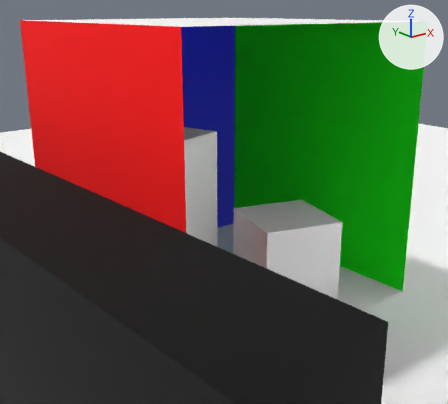
The Blender file blend_files/cornell_box.blend, before and after one commit.
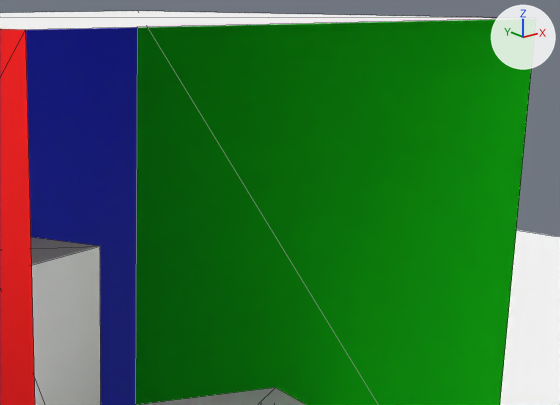
Old and new are each drawn from a 50 mm camera at (-15.52, -18.22, 6.9) aimed at (-0.36, 0.73, -0.68) and again close up on the part from 38% to 98% of the width and 3% to 52% of the height. Every picture has the same lights, and +X, +Y and +Z are marked at upper right. The first two pictures are the older version. The close-ups show mesh edges as thin lines.

The first close-up shows '0.001', '0.002', '0.003', 'cornell_box', 'cornell_box.002', 'large_box', 'small_box'.
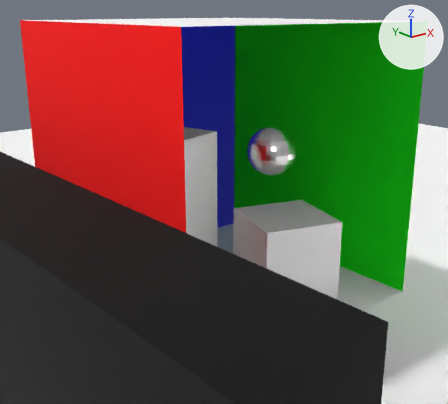
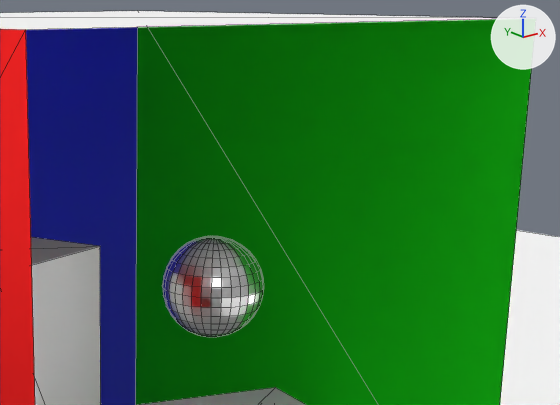
Pixel boxes [x1, y1, x2, y2] of what changed, in the close-ups (560 x 405 px):
'Sphere', added
    after: [162, 236, 264, 337]

The change in detail:
Material 'Material.001' (mat_material_001) is new.
Its base color is (0.8, 0.8, 0.8) (white #e7e7e7).
Its metallic is 1.0.
Its roughness is 0.25.
Mesh me_sphere is new.
It is a UV sphere (32 segments, 16 rings, poles along z) spanning x -1.0..1.0, y -1.0..1.0, z -1.0..1.0.
It uses material mat_material_001 (white #e7e7e7).
Object 'Sphere' (ob_sphere) is new; it shows me_sphere.
Its location is (1.55, 0.0, 1.31).
